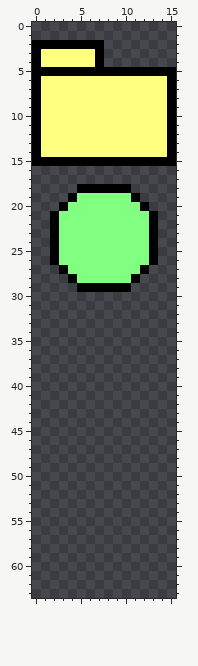
A pixel-art sprite gets an edit: grestler-client/grestler-adminclient/src/main/webapp/images/org/grestler/presentation/metamodel/elementicons.png. Above is the file before it was changed.
The file is 16x64 pixels.
Once edited:
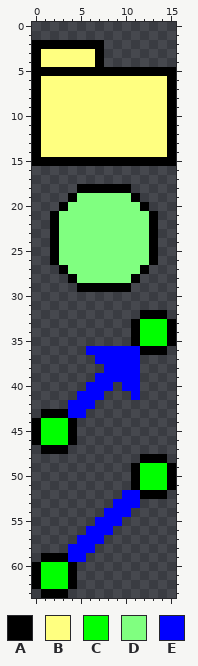
Palette (. is transparent): A #000000  B #ffff80  C #00ff00  D #80ff80  E #0000ff
Changes in this commit:
Colour A now appears in row 32 at x 12 to 14; in rows 33 to 35 at x 11 and 15; in row 36 at x 12 to 14; in row 43 at x 1 to 3; in rows 44 to 46 at x 0 and 4; in row 47 at x 1 to 3.
Colour A now appears in row 48 at x 12 to 14; in rows 49 to 51 at x 11 and 15; in row 52 at x 12 to 14; in row 59 at x 1 to 3; in rows 60 to 62 at x 0 and 4; in row 63 at x 1 to 3.
Colour C now appears in rows 33 to 35 at x 12 to 14; in rows 44 to 46 at x 1 to 3; in rows 49 to 51 at x 12 to 14; in rows 60 to 62 at x 1 to 3.
Colour E now appears in row 36 at x 6 to 11; in row 37 at x 7 to 11; in row 38 at x 8 to 11; in row 39 at x 7 to 11; in row 40 at x 6 to 8 and 10 to 11; in row 41 at x 5 to 7 and 11.
Colour E now appears in row 42 at x 4 to 6; in row 43 at x 4 to 5; in row 52 at x 10 to 11; in row 53 at x 9 to 11; in row 54 at x 8 to 10; in row 55 at x 7 to 9.
Colour E now appears in row 56 at x 6 to 8; in row 57 at x 5 to 7; in row 58 at x 4 to 6; in row 59 at x 4 to 5.
